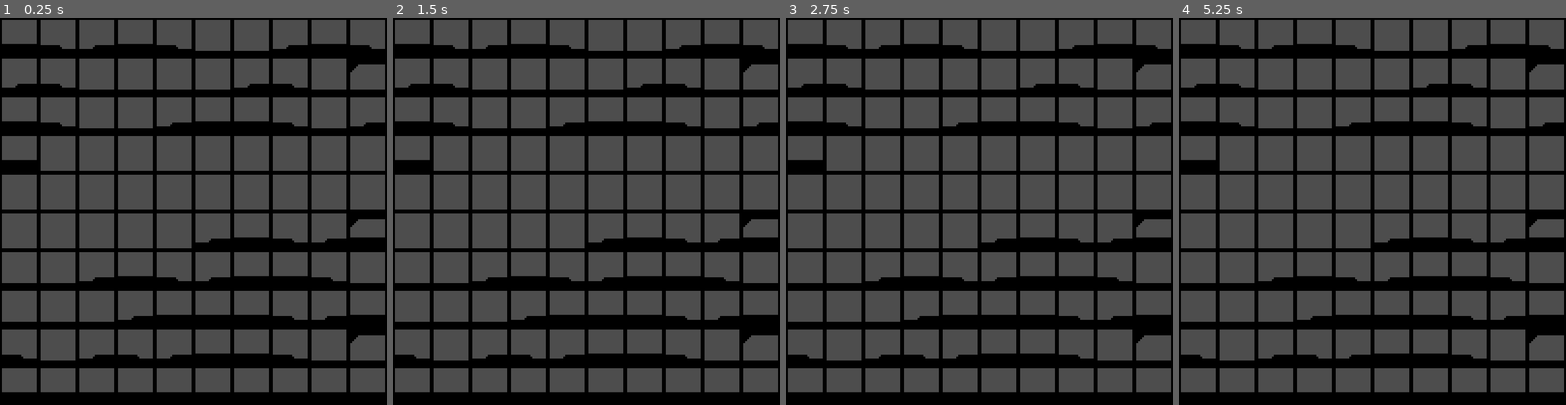
Above: before the commit, frames 1-4 (left to right).
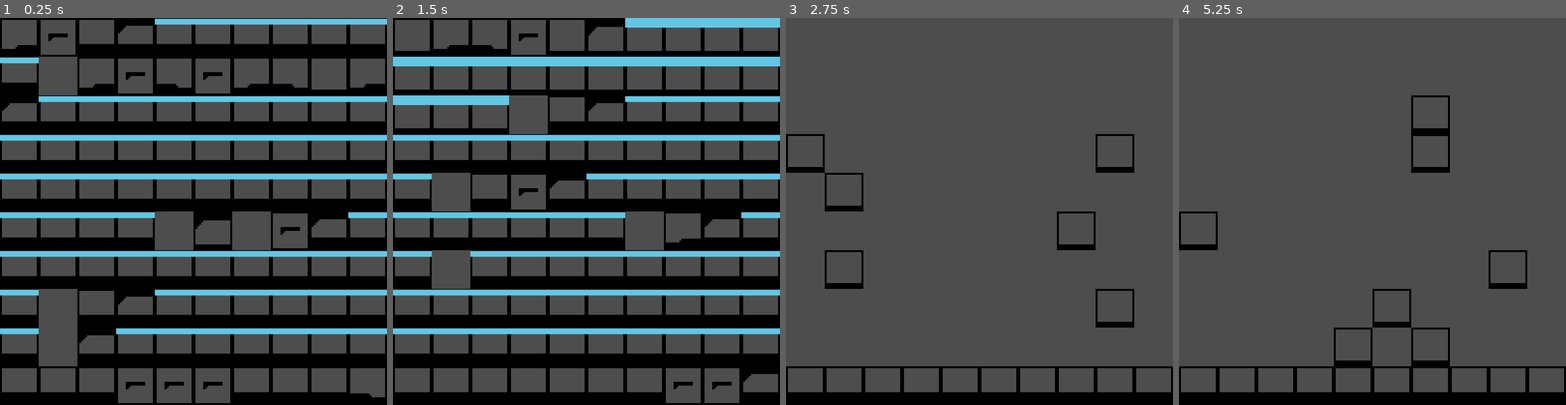
Above: after the commit, the same moments.

Repository: Deiuca/WaveFunctionCollapse
Game: Godot game, scene res://progetto.tscn
The game is run twice, just before and just after one commit, with the same random seed, the same clock (stepped at 60 frames per second) and the same inputs.
Inputs:
- Up to frame 1 (0.25 s): no input
- Up to frame 2 (1.5 s): tap Enter at 0.5 s; hold R 0.53-1.28 s; tap R at 1.35 s
- Up to frame 3 (2.75 s): tap Space at 2 s; hold R from 2.03 s (still down)
- Up to frame 4 (5.25 s): release R at 2.78 s; tap R at 2.85, 4.35 s; tap Enter at 3.5 s; hold R 3.53-4.28 s; tap Space at 5 s; hold R from 5.03 s (still down)

The runs differ from the first frame. In frame 1, 25% of the frame differs, in the area x 0-100%, y 0-100%; in frame 2, 26%; in frame 3, 28%, in the area x 0-100%, y 0-90%; in frame 4, 28%.

Commit message:
Aggiustamenti + Soffitto colorato

Diff:
--- a/Componenti/componente_HiToLo_pavimento.tscn
+++ b/Componenti/componente_HiToLo_pavimento.tscn
@@ -5,4 +5,4 @@
 
 [node name="HiToLo" instance=ExtResource("1_5ewoi")]
 texture = ExtResource("2_yx8e8")
-bordi = ["", "PA", "P", ""]
+bordi = ["", "A", "P", ""]
--- a/Componenti/componente_LoToHi_pavimento.tscn
+++ b/Componenti/componente_LoToHi_pavimento.tscn
@@ -3,6 +3,6 @@
 [ext_resource type="PackedScene" uid="uid://cxamlxu6ptlwc" path="res://componente.tscn" id="1_ogta5"]
 [ext_resource type="Texture2D" uid="uid://qwxx1aqp1tvt" path="res://Textures/Components/LoToHiPavimento.png" id="2_85tgc"]
 
-[node name="Componente" instance=ExtResource("1_ogta5")]
+[node name="LoToHi" instance=ExtResource("1_ogta5")]
 texture = ExtResource("2_85tgc")
-bordi = ["", "P", "PA", ""]
+bordi = ["", "P", "A", ""]
--- a/Componenti/componente_pavimento.tscn
+++ b/Componenti/componente_pavimento.tscn
@@ -6,4 +6,4 @@
 [node name="Pavimento" instance=ExtResource("1_w24m6")]
 texture = ExtResource("2_wei70")
 centered = false
-bordi = ["", "P", "P", "M"]
+bordi = ["", "P", "P", ""]
--- a/Componenti/componente_pavimento_alto.tscn
+++ b/Componenti/componente_pavimento_alto.tscn
@@ -5,7 +5,7 @@
 
 [node name="Pavimento_alto" instance=ExtResource("1_jjfw3")]
 texture = ExtResource("2_woqwu")
-bordi = ["", "PA", "PA", ""]
+bordi = ["", "A", "A", ""]
 
 [node name="Sprite2D" type="Sprite2D" parent="." index="0"]
 position = Vector2(0, 3)
--- a/Componenti/componente_soffitto.tscn
+++ b/Componenti/componente_soffitto.tscn
@@ -1,8 +1,8 @@
 [gd_scene load_steps=3 format=3 uid="uid://db3iuc4xuwq3p"]
 
 [ext_resource type="PackedScene" uid="uid://cxamlxu6ptlwc" path="res://componente.tscn" id="1_ktxo2"]
-[ext_resource type="Texture2D" uid="uid://cba1wuyhgpum6" path="res://Textures/Components/Pavimento.png" id="2_8k74i"]
+[ext_resource type="Texture2D" uid="uid://cmjw5syqdnb5" path="res://Textures/Components/Soffito.png" id="2_4j2wj"]
 
 [node name="Soffitto" instance=ExtResource("1_ktxo2")]
-texture = ExtResource("2_8k74i")
+texture = ExtResource("2_4j2wj")
 bordi = ["", "S", "S", ""]
--- a/Generatore_livello.gd
+++ b/Generatore_livello.gd
@@ -86,7 +86,7 @@
 
 # Called every frame. 'delta' is the elapsed time since the previous frame.
 var counter = 0
-var iterazioni = 10
+var iterazioni = 1
 func _process(delta):
 	while self.counter < self.iterazioni:
 		for c in self.celle:
--- a/PreFabbricati/aria.tscn
+++ b/PreFabbricati/aria.tscn
@@ -1,6 +1,12 @@
-[gd_scene load_steps=2 format=3 uid="uid://beyml4eop4tsv"]
+[gd_scene load_steps=3 format=3 uid="uid://beyml4eop4tsv"]
 
 [ext_resource type="PackedScene" uid="uid://chl77nbbcyyb4" path="res://prefab.tscn" id="1_rwck2"]
+[ext_resource type="Texture2D" uid="uid://hcgtli6hqaeg" path="res://Textures/Components/EdgeSx_Soffitto.png" id="2_12n6u"]
 
 [node name="Aria" instance=ExtResource("1_rwck2")]
-bordi = ["", "O", "O", ""]
+bordi = ["O", "P", "P", "O"]
+
+[node name="EdgeSxSoffitto" type="Sprite2D" parent="." index="0"]
+position = Vector2(10, 10)
+scale = Vector2(0.5, 0.5)
+texture = ExtResource("2_12n6u")
--- a/PreFabbricati/prefab_room.tscn
+++ b/PreFabbricati/prefab_room.tscn
@@ -9,9 +9,8 @@
 pavimento = NodePath("Componente2")
 
 [node name="Componente" parent="." index="0" instance=ExtResource("2_i7nv2")]
-position = Vector2(10, 2)
-bordi = ["", "S", "S", ""]
+position = Vector2(10, 2.5)
+scale = Vector2(1, 1.66667)
 
 [node name="Componente2" parent="." index="1" instance=ExtResource("3_0w515")]
 position = Vector2(0, 17)
-bordi = ["", "P", "P", ""]
--- a/PreFabbricati/prefab_room_entrace.tscn
+++ b/PreFabbricati/prefab_room_entrace.tscn
@@ -9,7 +9,8 @@
 pavimento = NodePath("Componente2")
 
 [node name="Componente" parent="." index="0" instance=ExtResource("2_jikcb")]
-position = Vector2(10, 4)
+position = Vector2(10, 4.5)
+scale = Vector2(1, 1.125)
 
 [node name="Componente2" parent="." index="1" instance=ExtResource("3_7yfrt")]
 position = Vector2(0, 17)
--- a/Scripts/PreFab/PreFab.gd
+++ b/Scripts/PreFab/PreFab.gd
@@ -17,12 +17,13 @@
 	pass
 
 func aggiorna_bordi():
-	if self.soffitto != null:
-		self.bordi = somma_bordi(self.bordi, self.soffitto.bordi)
-	if self.pavimento != null:
-		self.bordi = somma_bordi(self.bordi, self.pavimento.bordi)
-	for componente in self.componenti:
-		self.bordi = somma_bordi(self.bordi, self.componente.bordi)
+	if self.bordi == ["","","",""]:
+		if self.soffitto != null:
+			self.bordi = somma_bordi(self.bordi, self.soffitto.bordi)
+		if self.pavimento != null:
+			self.bordi = somma_bordi(self.bordi, self.pavimento.bordi)
+		for componente in self.componenti:
+			self.bordi = somma_bordi(self.bordi, self.componente.bordi)
 
 func somma_bordi(bordi: Array, bordi2: Array) -> Array:
 	var result = []
@@ -36,6 +37,6 @@
 func ritorna_inverso_flip_h(nameAdd = "_Flip") ->PreFab:
 	var copia = duplicate()
 	copia.flip_v = true
-	copia.bordi = [copia.bordi[0],copia.bordi[2],copia.bordi[1],copia.bordi[3]]
+	copia.bordi = [self.bordi[0],self.bordi[2],self.bordi[1],self.bordi[3]]
 	copia.name = copia.name + nameAdd
 	return copia
--- a/generatore_livello.tscn
+++ b/generatore_livello.tscn
@@ -1,8 +1,9 @@
-[gd_scene load_steps=11 format=3 uid="uid://b8nbp8cghhmwe"]
+[gd_scene load_steps=12 format=3 uid="uid://b8nbp8cghhmwe"]
 
 [ext_resource type="Script" path="res://Generatore_livello.gd" id="1_mrvbu"]
 [ext_resource type="PackedScene" uid="uid://dd5k28g7ir5um" path="res://PreFabbricati/prefab_HiToLo_pavimento.tscn" id="2_4ym07"]
 [ext_resource type="PackedScene" uid="uid://beyml4eop4tsv" path="res://PreFabbricati/aria.tscn" id="2_85f7g"]
+[ext_resource type="Texture2D" uid="uid://bui2cbhd0vi5l" path="res://Textures/Prefab/prefab_base.png" id="3_76108"]
 [ext_resource type="PackedScene" uid="uid://b3cmeyukydx0w" path="res://PreFabbricati/prefab_LoToHi_pavimento.tscn" id="3_aswnu"]
 [ext_resource type="PackedScene" uid="uid://dbvlm1lpwqqrm" path="res://PreFabbricati/prefab_pavimento.tscn" id="4_1rx0g"]
 [ext_resource type="PackedScene" uid="uid://bsjkpkwjkjmo5" path="res://PreFabbricati/prefab_pavimento_alto.tscn" id="5_yqlbq"]
@@ -19,27 +20,41 @@
 
 [node name="Aria" parent="Prefab_Utilizzati" instance=ExtResource("2_85f7g")]
 position = Vector2(138.387, 236.505)
+texture = ExtResource("3_76108")
+
+[node name="Aria2" parent="Prefab_Utilizzati" instance=ExtResource("2_85f7g")]
+position = Vector2(138.387, 236.505)
+texture = ExtResource("3_76108")
+bordi = ["O", "A", "A", "O"]
 
 [node name="HiToLo_pavimento" parent="Prefab_Utilizzati" instance=ExtResource("2_4ym07")]
 position = Vector2(138.387, 236.505)
+texture = ExtResource("3_76108")
 
 [node name="LoToHi_pavimento" parent="Prefab_Utilizzati" instance=ExtResource("3_aswnu")]
 position = Vector2(138.387, 236.505)
+texture = ExtResource("3_76108")
 
 [node name="Pavimento_Alto" parent="Prefab_Utilizzati" instance=ExtResource("5_yqlbq")]
 position = Vector2(138.387, 236.505)
+texture = ExtResource("3_76108")
 
 [node name="Room" parent="Prefab_Utilizzati" instance=ExtResource("6_584et")]
 position = Vector2(138.387, 236.505)
+texture = ExtResource("3_76108")
 
 [node name="Room_Alta" parent="Prefab_Utilizzati" instance=ExtResource("7_bwj21")]
 position = Vector2(138.387, 236.505)
+texture = ExtResource("3_76108")
 
 [node name="Room_Alta_Entrace" parent="Prefab_Utilizzati" instance=ExtResource("8_m0idp")]
 position = Vector2(138.387, 236.505)
+texture = ExtResource("3_76108")
 
 [node name="Room_Entrace" parent="Prefab_Utilizzati" instance=ExtResource("10_k24av")]
 position = Vector2(138.387, 236.505)
+texture = ExtResource("3_76108")
 
 [node name="Pavimento" parent="Prefab_Utilizzati" instance=ExtResource("4_1rx0g")]
 position = Vector2(138.387, 236.505)
+texture = ExtResource("3_76108")
--- a/prefab.tscn
+++ b/prefab.tscn
@@ -1,9 +1,7 @@
-[gd_scene load_steps=3 format=3 uid="uid://chl77nbbcyyb4"]
+[gd_scene load_steps=2 format=3 uid="uid://chl77nbbcyyb4"]
 
-[ext_resource type="Texture2D" uid="uid://bui2cbhd0vi5l" path="res://Textures/Prefab/prefab_base.png" id="1_0n7k2"]
 [ext_resource type="Script" path="res://Scripts/PreFab/PreFab.gd" id="1_gx54l"]
 
 [node name="Prefab" type="Sprite2D" groups=["PreFab"]]
-texture = ExtResource("1_0n7k2")
 centered = false
 script = ExtResource("1_gx54l")
--- /dev/null
+++ b/progetto.gd
@@ -0,0 +1,14 @@
+extends Node2D
+
+
+# Called when the node enters the scene tree for the first time.
+func _ready():
+	pass # Replace with function body.
+
+
+# Called every frame. 'delta' is the elapsed time since the previous frame.
+func _process(delta):
+	if Input.is_key_pressed(KEY_R):
+		get_child(0).free()
+		var gen = preload("res://generatore_livello.tscn").instantiate()
+		add_child(gen)
--- a/progetto.tscn
+++ b/progetto.tscn
@@ -1,8 +1,10 @@
-[gd_scene load_steps=2 format=3 uid="uid://bguxp0ojrxc0l"]
+[gd_scene load_steps=3 format=3 uid="uid://bguxp0ojrxc0l"]
 
 [ext_resource type="PackedScene" uid="uid://b8nbp8cghhmwe" path="res://generatore_livello.tscn" id="1_sds8f"]
+[ext_resource type="Script" path="res://progetto.gd" id="1_spvim"]
 
 [node name="Progetto" type="Node2D"]
+script = ExtResource("1_spvim")
 
 [node name="Generatore Livello" parent="." instance=ExtResource("1_sds8f")]
 position = Vector2(2.08165e-12, 2.08165e-12)
Binary file added: Textures/Components/Soffito.png
Not shown, added: Textures/Components/Soffito.png.import
